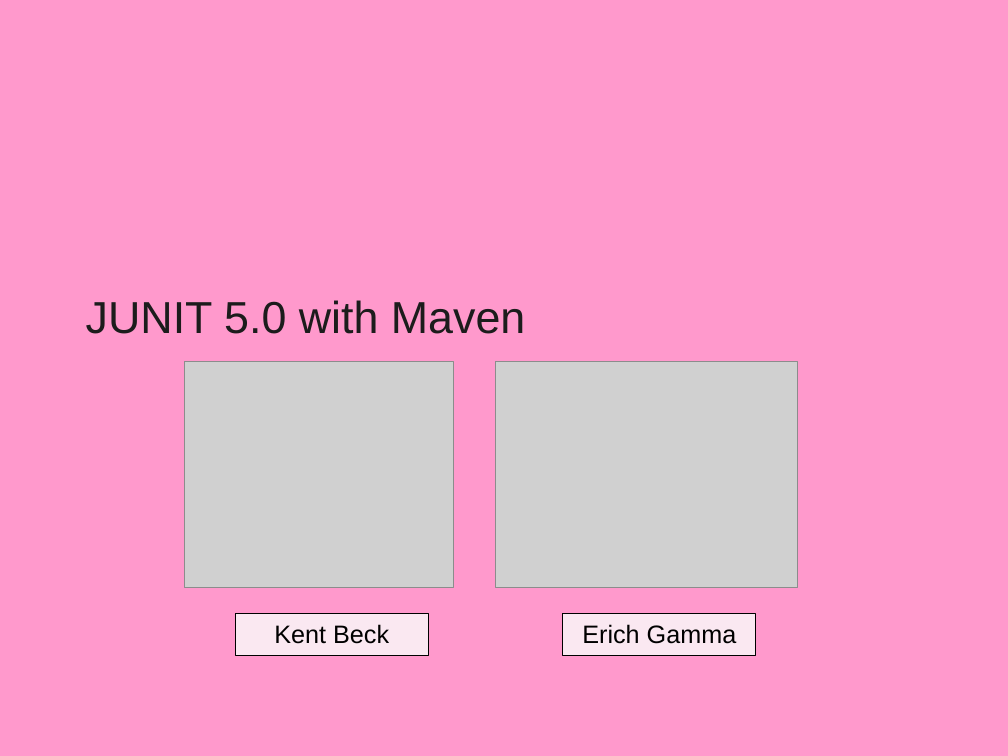
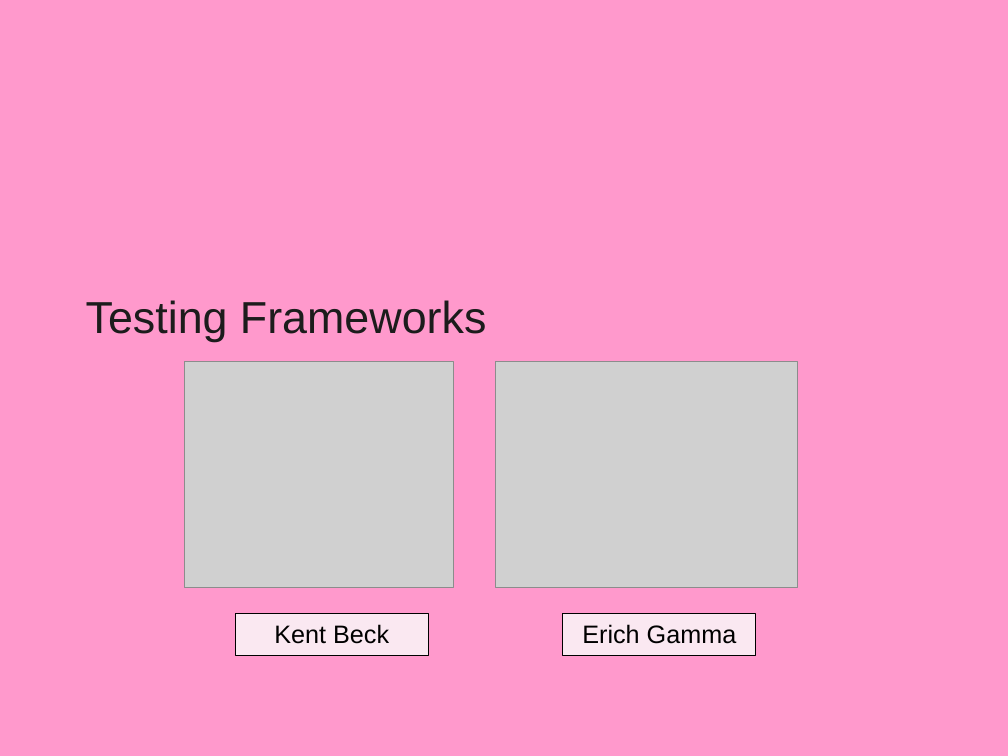
Before and after one commit to vatsanTraining/training_jan_2026, a slide deck: slide 1 of 14_Junit5.pptx. Drawn at 1008x756 pixels with LibreOffice and Linux fonts; fonts in the diff are those of the drawing; grey boxes stand for pictures; background and template pictures are left out. Boxes give left, top, right and bottom in pixels: in the first picture for what was removed or moved away, otherwise in the second. Text is boxed around its words. In the diff, an @@ line names an element or a change of style, - is before the commit and + after.

```diff
--- a/14_Junit5.pptx
+++ b/14_Junit5.pptx
@@ title at [86,300,486,342]: text changed @@
-JUNIT 5.0 with Maven
+Testing Frameworks
```
Also in this commit, not shown: 1 other slide changed, 25 slides added, 6 slides removed.
